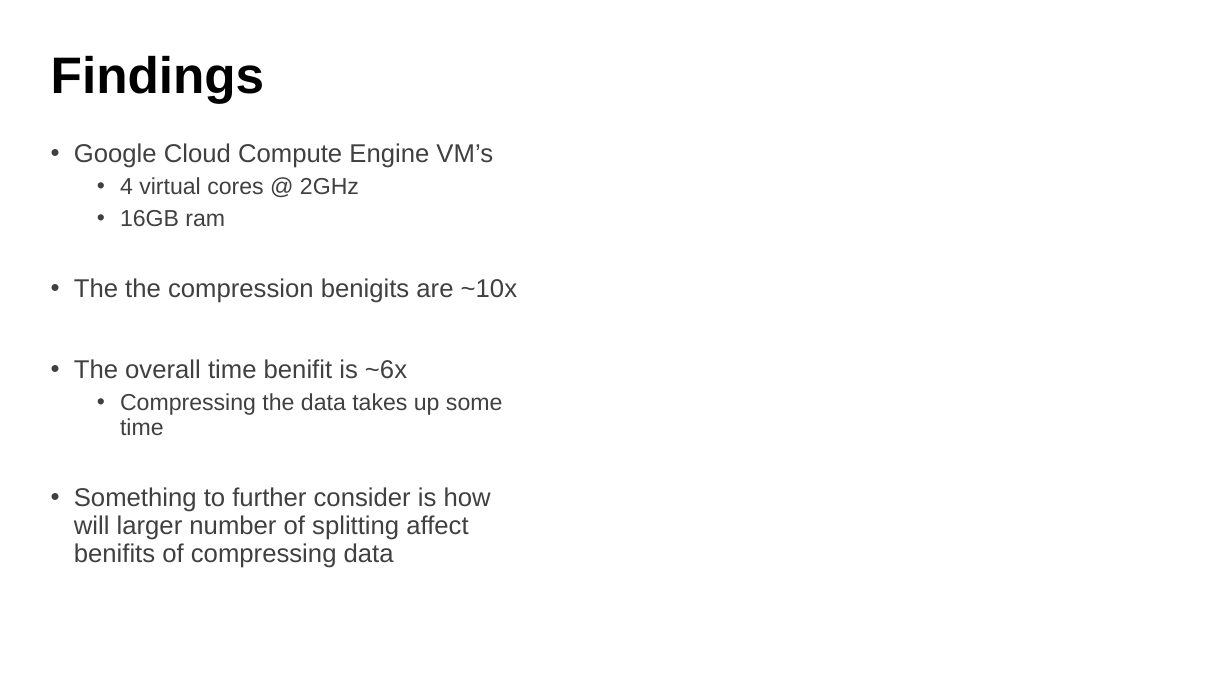
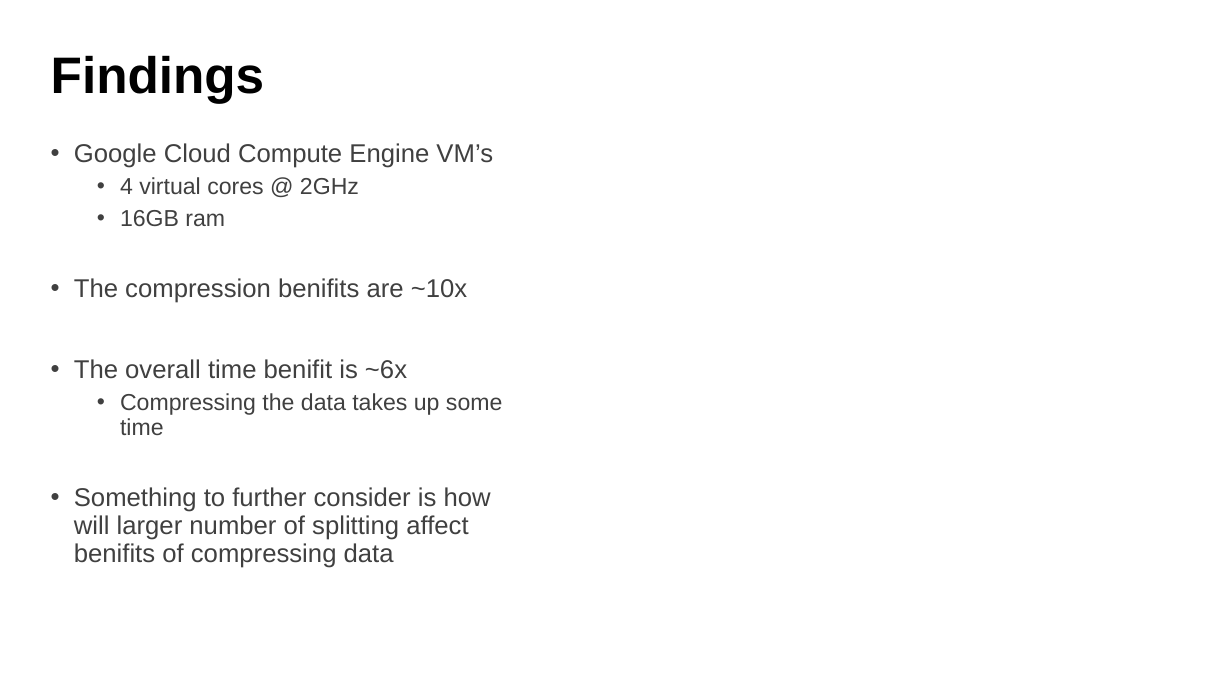
Before and after one commit to Nachiket27p/DistributedOffloading, a slide deck: slide 6 of proposal/presentation/midProject.pptx. Drawn at 1232x693 pixels with LibreOffice and Linux fonts; fonts in the diff are those of the drawing. Boxes give left, top, right and bottom in pixels: in the first picture for what was removed or moved away, otherwise in the second. Text is boxed around its words. In the diff, an @@ line names an element or a change of style, - is before the commit and + after.

```diff
--- a/proposal/presentation/midProject.pptx
+++ b/proposal/presentation/midProject.pptx
@@ text at (x1=74, y1=278, x2=467, y2=303): text changed @@
-• The the compression benigits are ~10x
+• The compression benifits are ~10x
```
Also in this commit, not shown: 6 other slides changed, 1 slide added, 1 other file.
